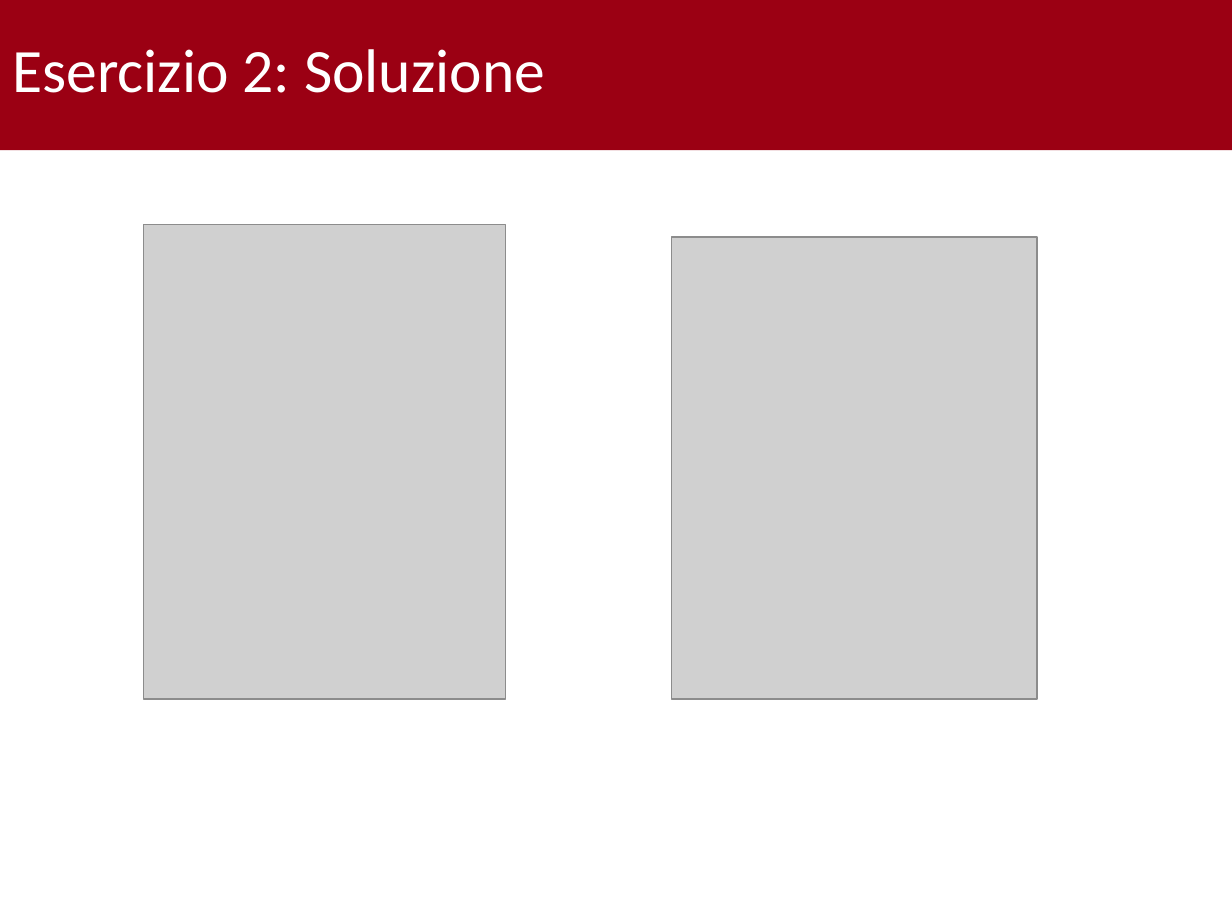
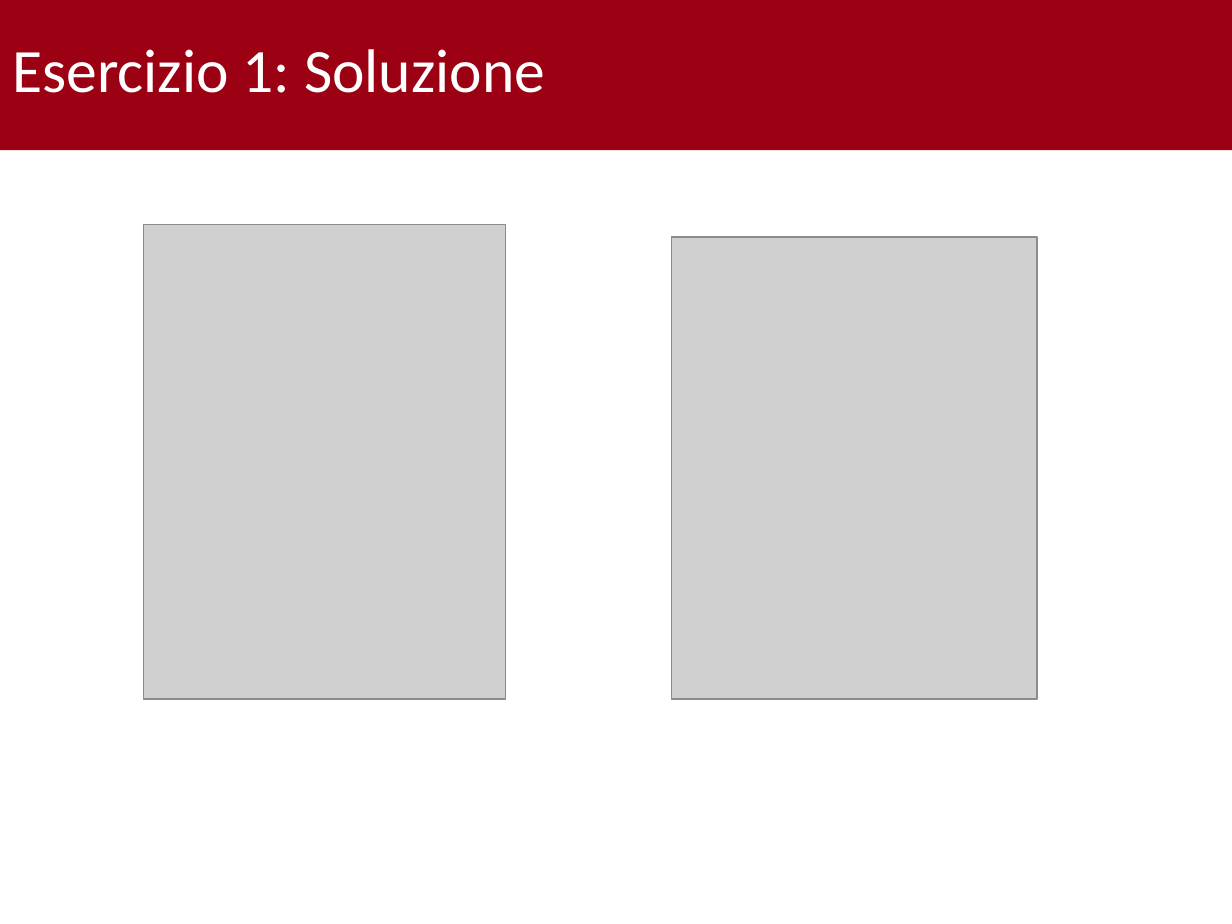
Before and after one commit to gabrielrovesti/Tutorato-Programmazione-ad-Oggetti-2023-2024, a slide deck: slide 24 of Tutorato 9 - 17.01/Tutorato 9.pptx (slide 25 before the commit). Drawn at 1232x924 pixels with LibreOffice and Linux fonts; fonts in the diff are those of the drawing; grey boxes stand for pictures; background and template pictures are left out. Boxes give left, top, right and bottom in pixels: in the first picture for what was removed or moved away, otherwise in the second. Text is boxed around its words. In the diff, an @@ line names an element or a change of style, - is before the commit and + after.

```diff
--- a/Tutorato 9 - 17.01/Tutorato 9.pptx
+++ b/Tutorato 9 - 17.01/Tutorato 9.pptx
@@ title at (x1=12, y1=49, x2=545, y2=93): text changed @@
-Esercizio 2: Soluzione
+Esercizio 1: Soluzione
```
Also in this commit, not shown: 8 other slides changed, 1 slide removed, 13 other files.
